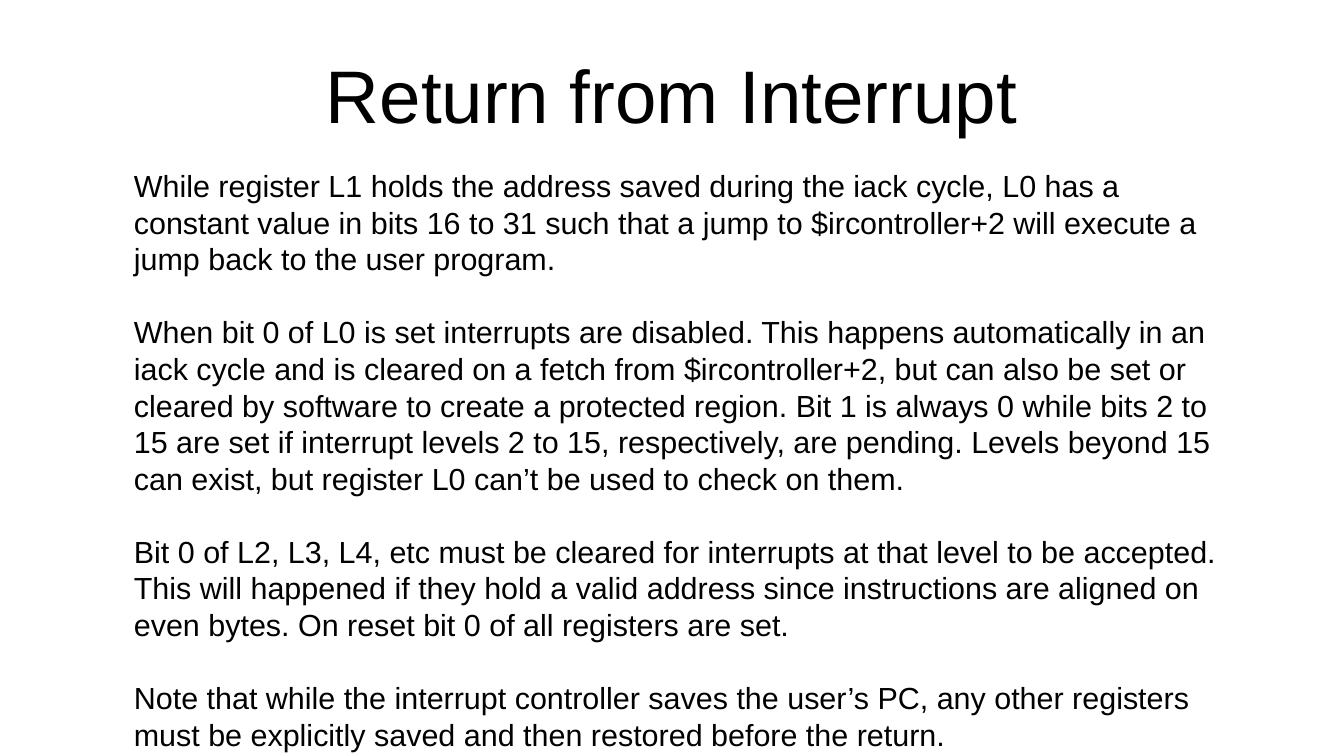
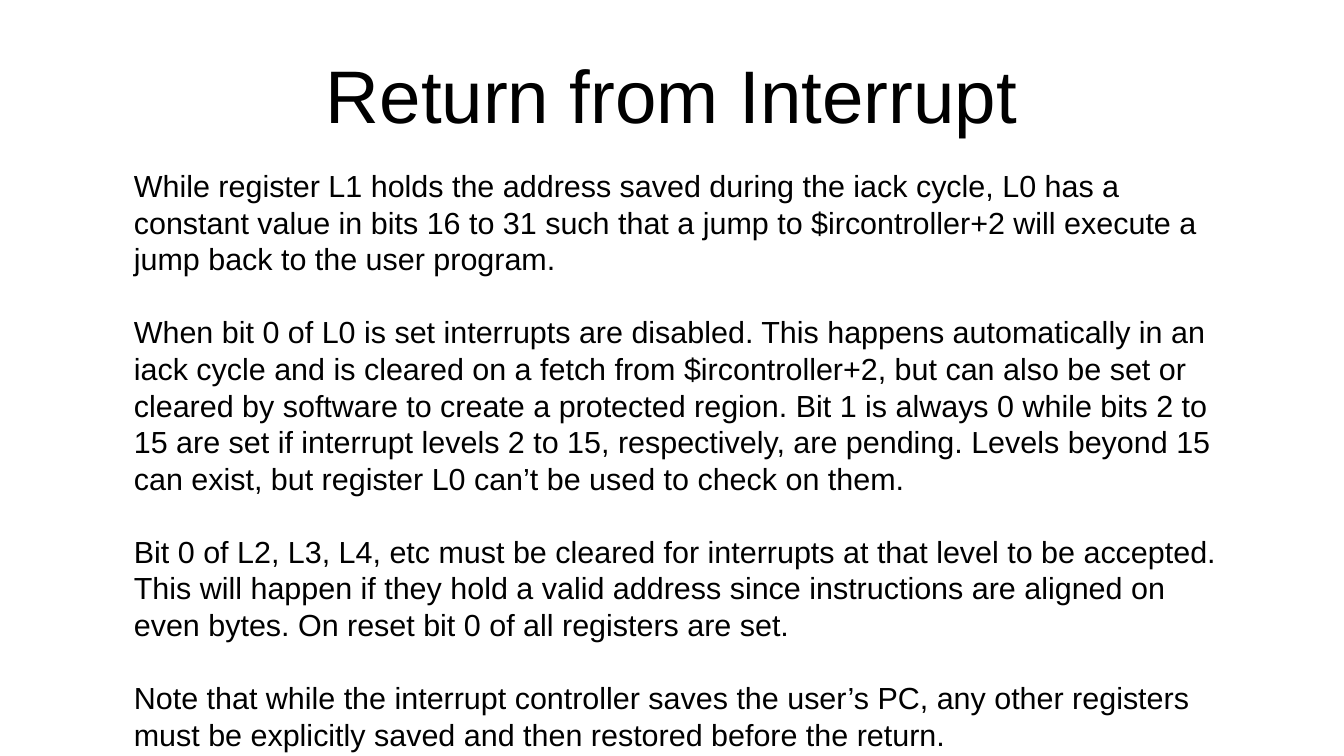
Before and after one commit to jeceljr/baby42, a slide deck: slide 24 of doc/baby42_slides.odp. Drawn at 1344x756 pixels with LibreOffice and Linux fonts; fonts in the diff are those of the drawing. Boxes give left, top, right and bottom in pixels: in the first picture for what was removed or moved away, otherwise in the second. Text is boxed around its words. In the diff, an @@ line names an element or a change of style, - is before the commit and + after.

```diff
--- a/doc/baby42_slides.odp
+++ b/doc/baby42_slides.odp
@@ text at [134,541,1216,642]: text changed @@
-Bit 0 of L2, L3, L4, etc must be cleared for interrupts at that level to be accepted. This will happened if they hold a valid address since instructions are aligned on even bytes. On reset bit 0 of all registers are set.
+Bit 0 of L2, L3, L4, etc must be cleared for interrupts at that level to be accepted. This will happen if they hold a valid address since instructions are aligned on even bytes. On reset bit 0 of all registers are set.
```
Also in this commit, not shown: 2 other slides changed, 1 slide added, 1 other file.
